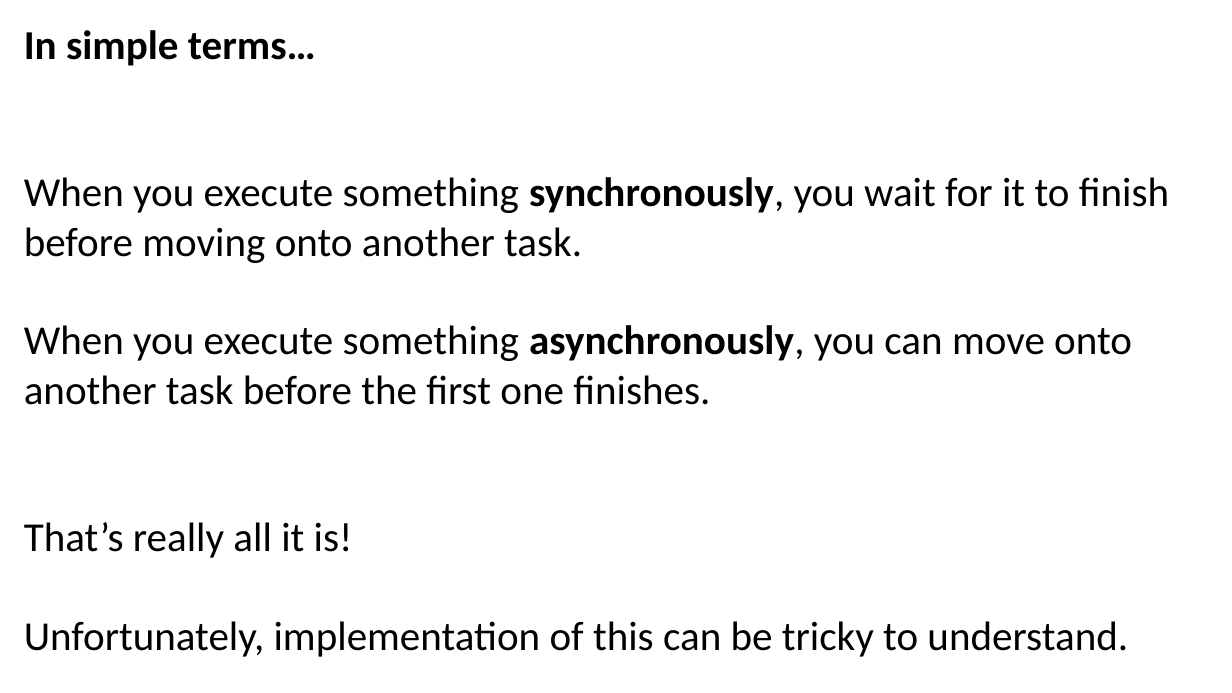
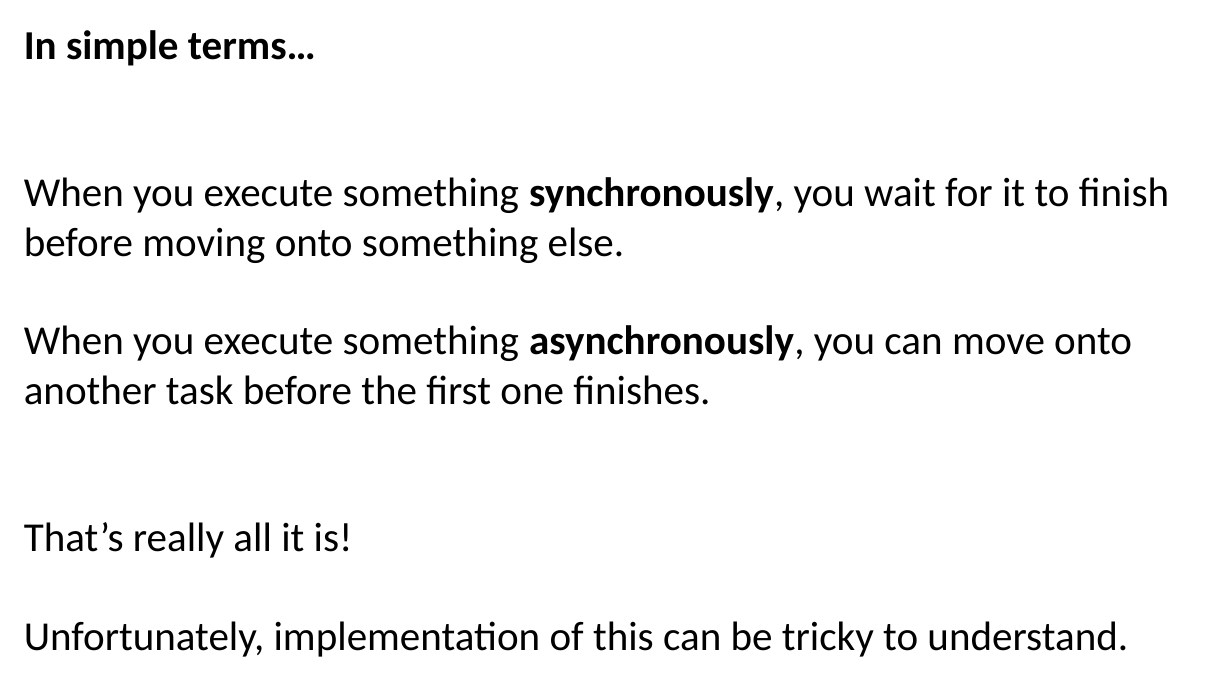
Before and after one commit to JoshKain/AsyncAwaitQuiz, a slide deck: slide 3 of Async and await presentation.pptx. Drawn at 1232x693 pixels with LibreOffice and Linux fonts; fonts in the diff are those of the drawing. Boxes give left, top, right and bottom in pixels: in the first picture for what was removed or moved away, otherwise in the second. Text is boxed around its words. In the diff, an @@ line names an element or a change of style, - is before the commit and + after.

Commit message:
Updated slides

```diff
--- a/Async and await presentation.pptx
+++ b/Async and await presentation.pptx
@@ text at (24, 177, 1169, 263): text changed @@
-When you execute something synchronously, you wait for it to finish before moving onto another task.
+When you execute something synchronously, you wait for it to finish before moving onto something else.
```
